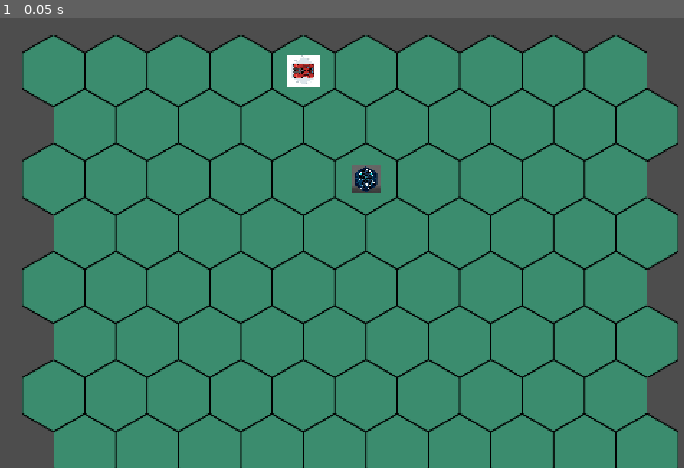
Above: before the commit, frame 1.
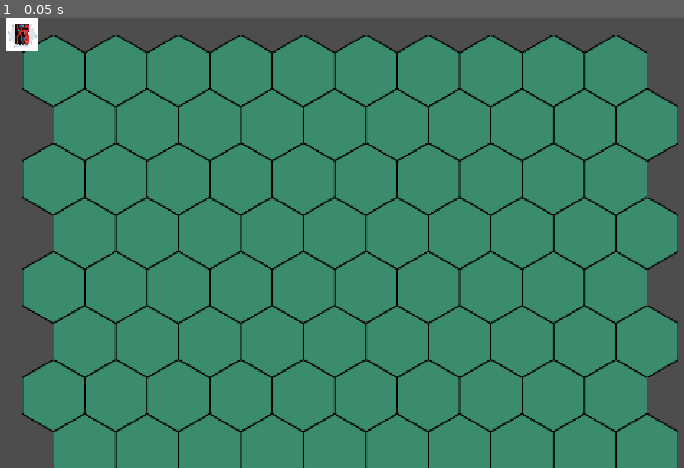
Above: after the commit, the same moment.

Repository: pawel-dubiel/godot-experiment
Game: Godot game, scene res://scenes/TestLevel.tscn
The game is run twice, just before and just after one commit, with the same random seed, the same clock (stepped at 60 frames per second) and the same inputs.
Inputs:
- Up to frame 1 (0.05 s): no input

The runs differ from the first frame. In frame 1, 0.9% of the frame differs, in the area x 0-56%, y 0-39%.

Commit message:
feat(entity): Centralize unit grid logic and selection visuals; refactor movement

Diff:
--- a/scripts/components/MovementComponent.gd
+++ b/scripts/components/MovementComponent.gd
@@ -8,39 +8,35 @@
 
 signal movement_finished(final_pos: Vector2i)
 
+var _move_validator: Callable
+
+func set_move_validator(validator: Callable) -> void:
+	if not validator.is_valid():
+		push_error("MovementComponent requires a valid move validator.")
+		return
+	_move_validator = validator
+
 ## Teleport to a grid position immediately (Logical Move)
 func move_to(new_position: Vector2i) -> void:
 	var entity: GameEntity = get_entity()
-	if entity:
-		var old_position: Vector2i = entity.grid_position
+	if not entity:
+		push_error("MovementComponent requires a GameEntity parent.")
+		return
 
-		# Update logical position
-		entity.grid_position = new_position
+	if not _move_validator.is_valid():
+		push_error("MovementComponent for %s requires an explicit move validator before moving." % entity.name)
+		return
 
-		# Visual Update
-		var tile_map = get_tree().get_first_node_in_group("grid_view") as TileMapLayer
-		if tile_map:
-			var local_pos = tile_map.map_to_local(new_position)
+	var validation_result = _move_validator.call(entity, new_position)
+	if typeof(validation_result) != TYPE_BOOL:
+		push_error("MovementComponent move validator for %s must return bool." % entity.name)
+		return
+	if not validation_result:
+		return
 
-			# Calculate Orientation
-			var prev_world_pos = entity.position
-			var diff = local_pos - prev_world_pos
-			if diff.length_squared() > 0.1:
-				var angle = diff.angle() # Radians, -PI to PI. 0 is Right.
-				var deg = rad_to_deg(angle)
-				# Snap to nearest 60 degrees.
-				# 0 -> 0, 60 -> 1, 120 -> 2...
-				# deg can be negative (e.g. -60 is Top Right -> 5)
-				if deg < 0: deg += 360
+	var old_position: Vector2i = entity.grid_position
+	if not entity.move_to_grid_position(new_position):
+		return
 
-				var orient_index = int(round(deg / 60.0)) % 6
-				entity.orientation = orient_index
-
-			entity.position = local_pos
-		else:
-			# Fallback if no map view found (e.g. headless test without scene tree fully ready? or just logic test)
-			# Stick to grid coords for debug
-			entity.position = Vector2(new_position.x * 64, new_position.y * 64)
-
-		entity.send_message("moved", { "from": old_position, "to": new_position })
-		movement_finished.emit(new_position)
+	entity.send_message("moved", { "from": old_position, "to": new_position })
+	movement_finished.emit(new_position)
--- a/scripts/core/GameEntity.gd
+++ b/scripts/core/GameEntity.gd
@@ -12,24 +12,68 @@
 
 # Core property for Map positioning
 @export var grid_position: Vector2i = Vector2i(0, 0)
+@export var tile_map: TileMapLayer
+@export var is_selected := false:
+	set(value):
+		if is_selected == value:
+			return
+		is_selected = value
+		_update_selection_indicator()
+@export var selection_radius := 34.0
+@export var selection_color := Color(1.0, 0.82, 0.18, 1.0)
+@export var selection_width := 4.0
+@export var selection_indicator_z_index := 100
 @export var orientation: int = 0: # 0 to 5, representing 6 walls of a hex
 	set(value):
 		orientation = wrapi(value, 0, 6)
 		_update_visual_orientation()
 
+var _selection_indicator: Line2D
+
 func _ready() -> void:
 	z_index = 10 # Force on top
 	z_as_relative = false
 	add_to_group("units")
+	_ensure_selection_indicator()
 
-	# Initial Snap to Grid
-	call_deferred("_snap_to_grid")
+	if tile_map:
+		_snap_to_grid()
 
-func _snap_to_grid() -> void:
-	var tile_map = get_tree().get_first_node_in_group("grid_view") as TileMapLayer
-	if tile_map:
-		position = tile_map.map_to_local(grid_position)
-		_update_visual_orientation()
+func set_tile_map(value: TileMapLayer) -> bool:
+	if not value:
+		push_error("GameEntity %s requires a TileMapLayer for grid positioning." % name)
+		return false
+
+	tile_map = value
+	return _snap_to_grid()
+
+func _snap_to_grid() -> bool:
+	if not tile_map:
+		push_error("GameEntity %s cannot snap to grid without tile_map." % name)
+		return false
+
+	position = tile_map.map_to_local(grid_position)
+	_update_visual_orientation()
+	return true
+
+func move_to_grid_position(new_position: Vector2i) -> bool:
+	if not tile_map:
+		push_error("GameEntity %s cannot move to grid position without tile_map." % name)
+		return false
+
+	var local_pos = tile_map.map_to_local(new_position)
+	var diff = local_pos - position
+	if diff.length_squared() > 0.1:
+		var angle = diff.angle()
+		var deg = rad_to_deg(angle)
+		if deg < 0:
+			deg += 360
+
+		orientation = int(round(deg / 60.0)) % 6
+
+	grid_position = new_position
+	position = local_pos
+	return true
 
 func _update_visual_orientation() -> void:
 	# Rotate the Visuals node if present
@@ -39,7 +83,41 @@
 		visuals.rotation_degrees = orientation * 60.0
 	queue_redraw()
 
+func set_selected(value: bool) -> void:
+	is_selected = value
 
+func _ensure_selection_indicator() -> void:
+	if _selection_indicator:
+		return
+
+	_selection_indicator = Line2D.new()
+	_selection_indicator.name = "SelectionIndicator"
+	_selection_indicator.closed = true
+	_selection_indicator.default_color = selection_color
+	_selection_indicator.width = selection_width
+	_selection_indicator.z_index = selection_indicator_z_index
+	_selection_indicator.z_as_relative = false
+	_selection_indicator.visible = is_selected
+	_selection_indicator.points = _build_selection_ring_points()
+	add_child(_selection_indicator)
+
+func _update_selection_indicator() -> void:
+	if not is_node_ready():
+		return
+
+	_ensure_selection_indicator()
+	_selection_indicator.default_color = selection_color
+	_selection_indicator.width = selection_width
+	_selection_indicator.z_index = selection_indicator_z_index
+	_selection_indicator.points = _build_selection_ring_points()
+	_selection_indicator.visible = is_selected
+
+func _build_selection_ring_points() -> PackedVector2Array:
+	var points := PackedVector2Array()
+	for index in range(72):
+		var angle = TAU * float(index) / 72.0
+		points.append(Vector2(cos(angle), sin(angle)) * selection_radius)
+	return points
 
 ## Subscribe to a message topic.
 ## Handler must be a specific method (Callable) that accepts a data Dictionary.
Not shown, added: scripts/tests/test_explicit_grid_dependencies.sh
Not shown, added: scripts/tests/test_unit_selection_visual.sh
